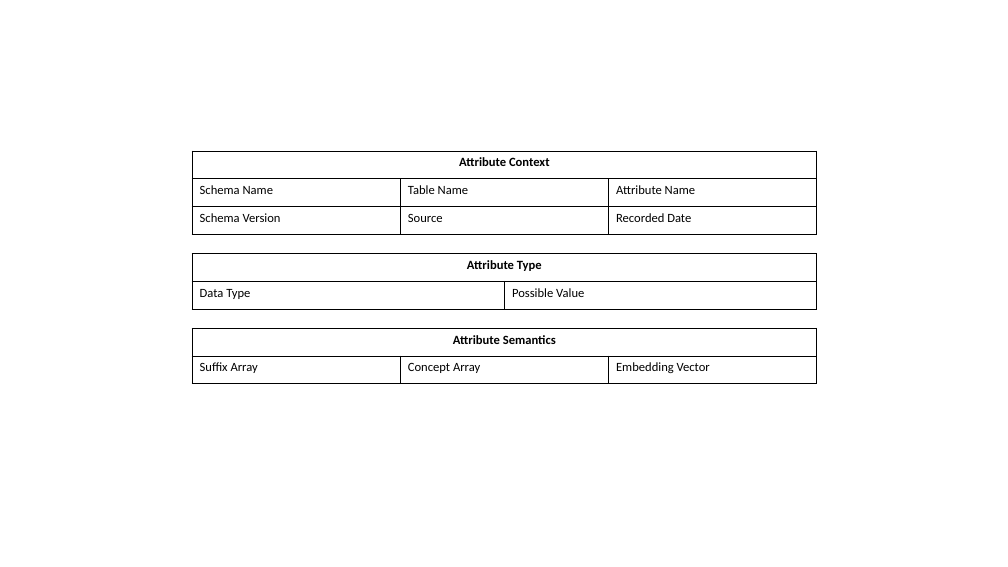
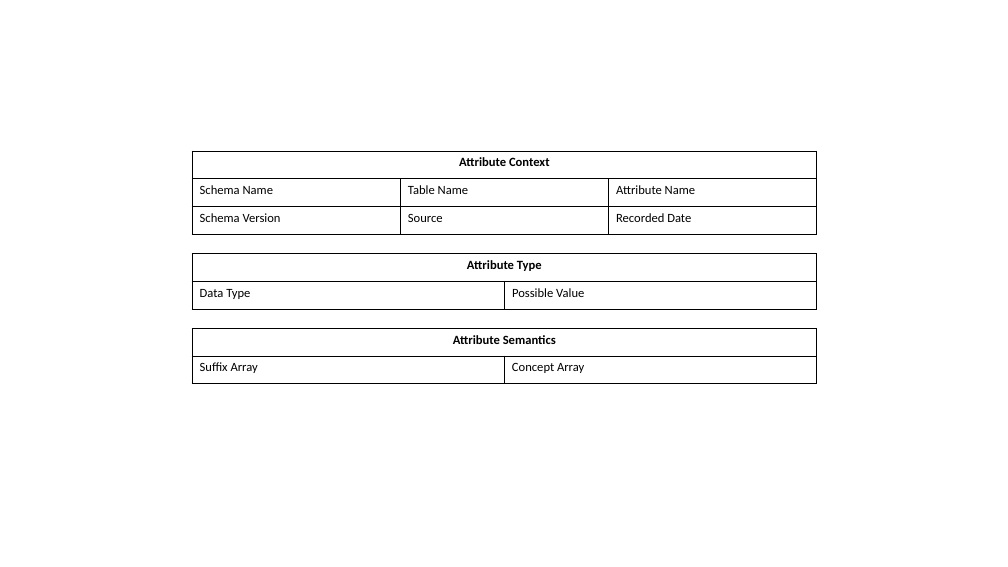
Before and after one commit to desertzebra/EMR-Interoperability, a slide deck: slide 11 of Presentations/EMR Interroperability V0.1.pptx. Drawn at 1008x567 pixels with LibreOffice and Linux fonts; fonts in the diff are those of the drawing. Boxes give left, top, right and bottom in pixels: in the first picture for what was removed or moved away, otherwise in the second. Text is boxed around its words. In the diff, an @@ line names an element or a change of style, - is before the commit and + after.

```diff
--- a/Presentations/EMR Interroperability V0.1.pptx
+++ b/Presentations/EMR Interroperability V0.1.pptx
@@ table at (x1=192, y1=328, x2=817, y2=384) @@
-column 3:  | Embedding Vector
```
Also in this commit, not shown: 1 other slide changed, 4 other files.
